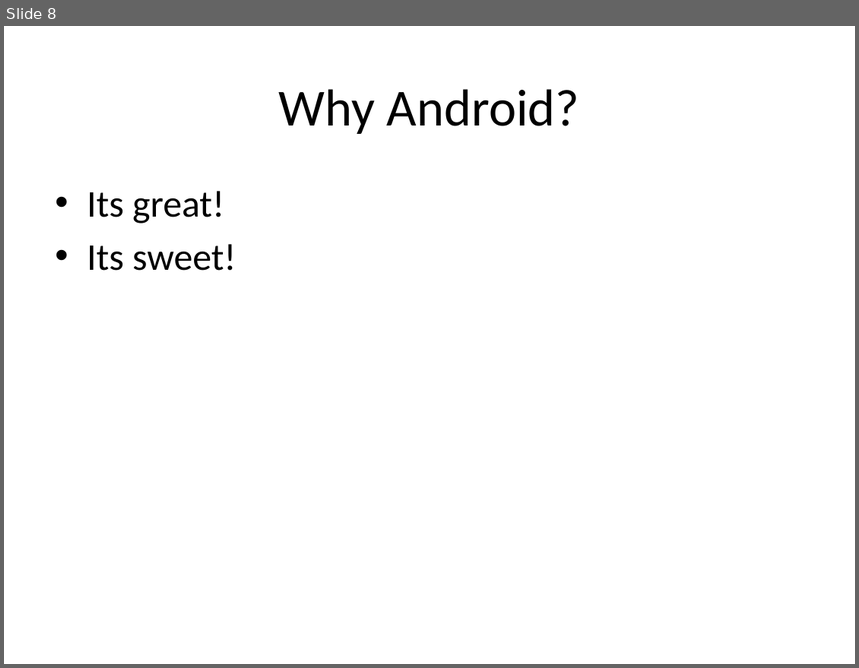
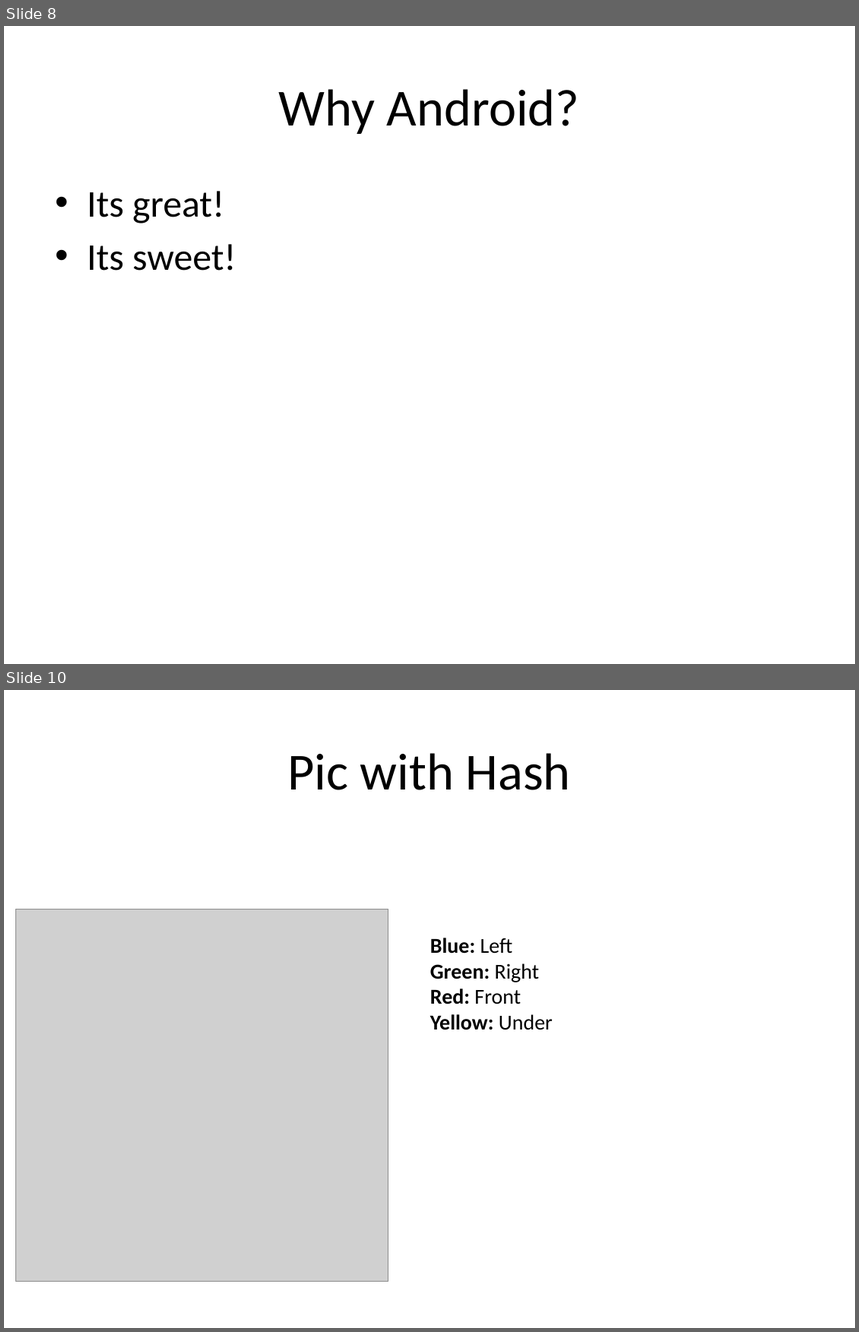
Before and after one commit to pythonicrubyist/powerpoint, a slide deck: samples/pptx/sample.pptx. Shown one above the other, each under a label of ours: slide 8 before the commit, slides 8 and 10 after it; the slides between them are not shown. The pictures are 859x668 and 859x1332 pixels, drawn with LibreOffice and Linux fonts; fonts in the diff are those of the drawing; grey boxes stand for pictures. Boxes give left, top, right and bottom in pixels: in the first picture for what was removed or moved away, otherwise in the second. Text is boxed around its words. In the diff, an @@ line names an element or a change of style, - is before the commit and + after.

```diff
--- a/samples/pptx/sample.pptx
+++ b/samples/pptx/sample.pptx
@@ slide 10 added at (4, 690, 855, 1328), background #FFFFFF @@
@@ title added at (287, 753, 571, 790), 44 pt, text #000000 @@
+Pic with Hash
@@ picture added at (16, 910, 388, 1281) @@
@@ text added at (430, 938, 553, 1030), 18 pt, text #000000, bold @@
+Blue: Left
+Green: Right
+Red: Front
+Yellow: Under
```
Also in this commit, not shown: 2 other slides added, 2 other files.
